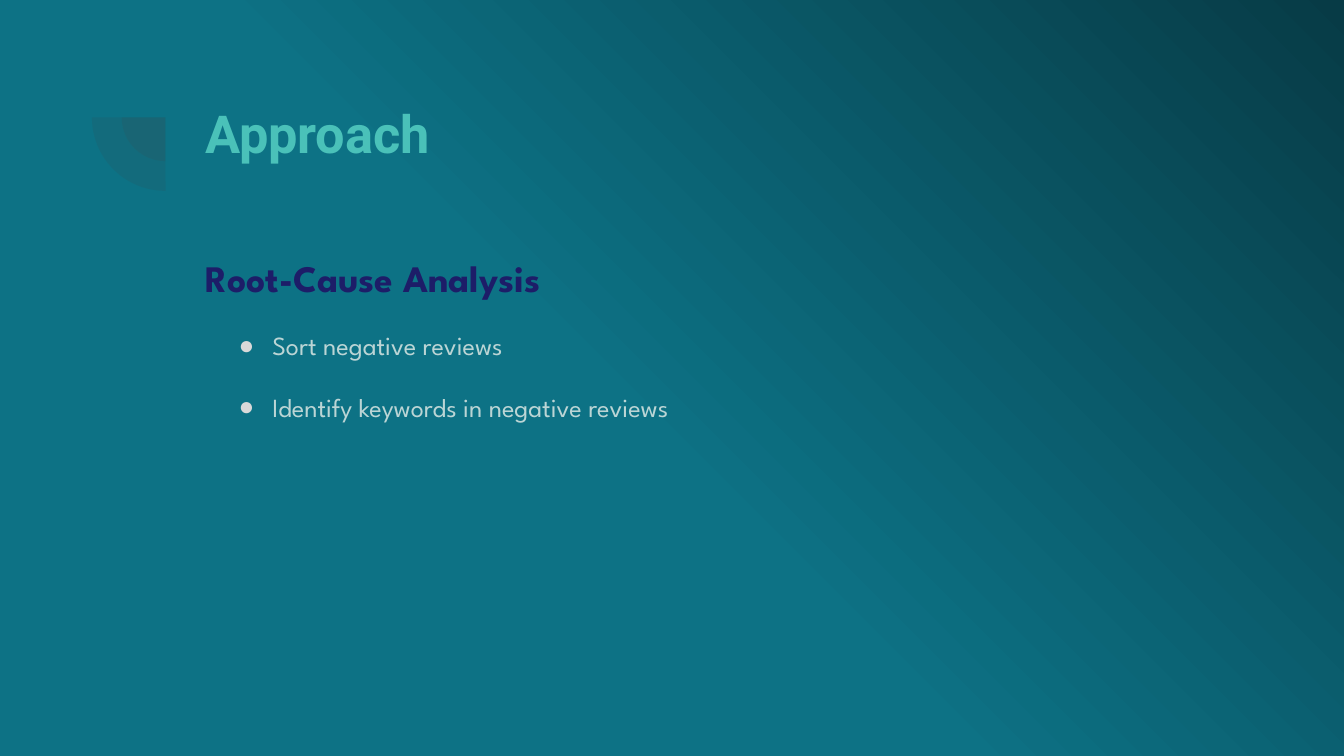
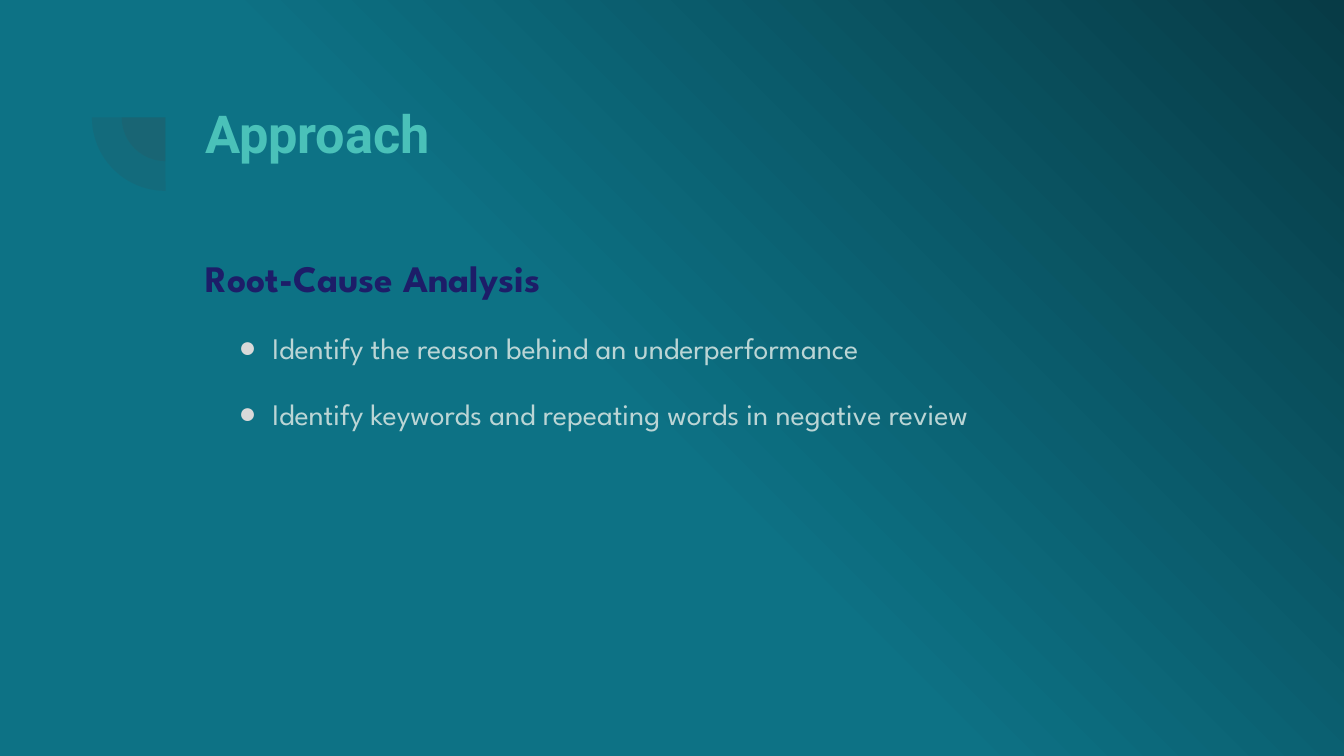
Before and after one commit to fobmsm/fobm.github.io, a slide deck: slide 6 of Pro_plan.pptx. Drawn at 1344x756 pixels with LibreOffice and Linux fonts; fonts in the diff are those of the drawing. Boxes give left, top, right and bottom in pixels: in the first picture for what was removed or moved away, otherwise in the second. Text is boxed around its words. In the diff, an @@ line names an element or a change of style, - is before the commit and + after.

```diff
--- a/Pro_plan.pptx
+++ b/Pro_plan.pptx
@@ text at bbox=[272, 338, 968, 432]: text changed; size 14 to 16 pt @@
-● Sort negative reviews
-● Identify keywords in negative reviews
+● Identify the reason behind an underperformance
+● Identify keywords and repeating words in negative review
```
Also in this commit, not shown: 7 other slides changed.
